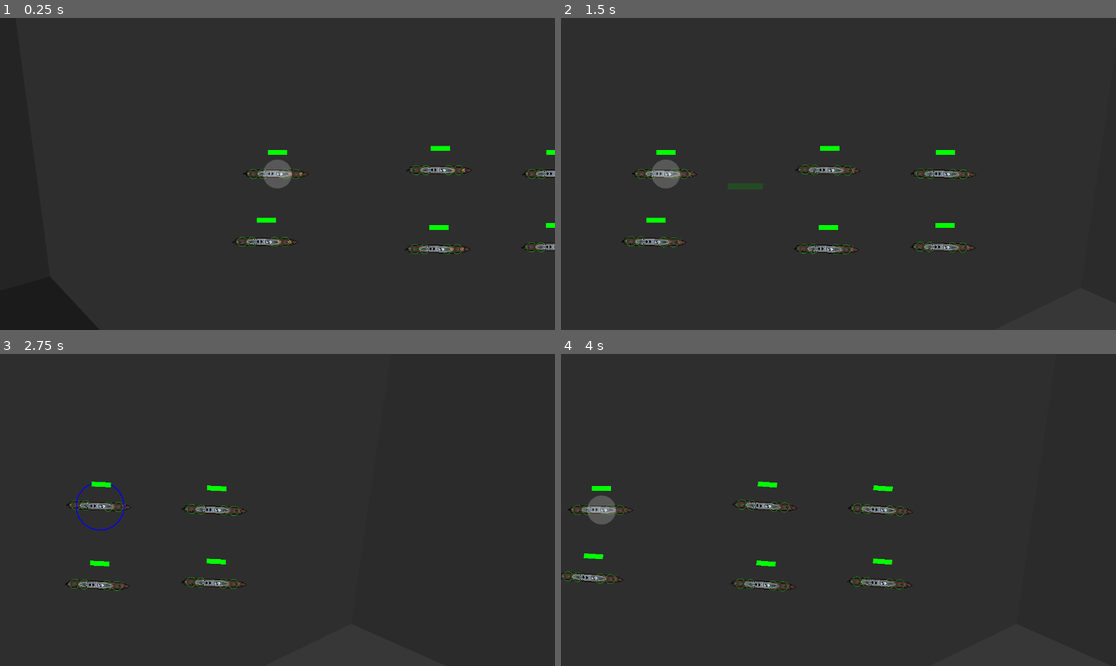
Above: before the commit, frames 1-4 (two rows, left to right).
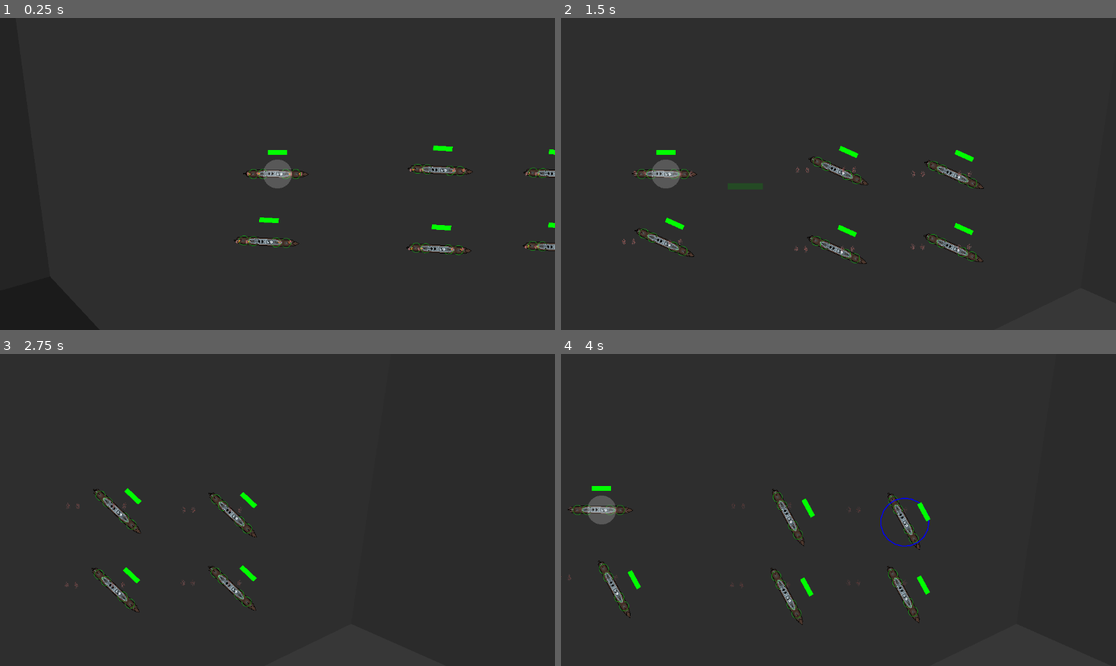
Above: after the commit, the same moments.

Repository: ObfuscatedOwl/bote-game
Game: Godot game, scene res://scenes/testScene.tscn
Same seed, same stepped clock (60 frames per second), same inputs: the game is played once before the commit and once after it.
Inputs (mouse positions are in pixels of both pictures, inside the frame that each line leads up to):
- Up to frame 1 (0.25 s): no input
- Up to frame 2 (1.5 s): tap Enter (runRotor) at 0.5 s; move the mouse to (960, 158) at 0.52 s; hold Right (ui_right) 0.53-1.25 s; tap A (A) at 0.6 s; click (960, 158) at 0.67 s; tap D (D) at 0.8 s; drag from (727, 189) to (832, 170) at 1.27 s
- Up to frame 3 (2.75 s): move the mouse to (333, 441) at 2.02 s; hold Right (ui_right) from 2.03 s (still down); tap S (S) at 2.1 s; tap W (W) at 2.3 s
- Up to frame 4 (4 s): release Right (ui_right) at 2.75 s; drag from (810, 572) to (777, 510) at 2.77 s; move the mouse to (1005, 556) at 3.52 s; hold Left (ui_left) from 3.53 s (still down); tap A (A) at 3.6 s; tap D (D) at 3.8 s

The runs differ from the first frame. In frame 1, 0.9% of the frame differs, in the area x 41-100%, y 40-77%; in frame 2, 2.3%; in frame 3, 2.1%; in frame 4, 2.7%, in the area x 0-67%, y 40-87%.

Commit message:
Small Changes
Updated turret starting position
Updated naming conventions
Updated water colour

Diff:
--- a/bote game/scenes/bote.tscn
+++ b/bote game/scenes/bote.tscn
@@ -1,7 +1,7 @@
 [gd_scene load_steps=6 format=3 uid="uid://82s0k7lpx1un"]
 
 [ext_resource type="Script" path="res://scripts/boteController.gd" id="1_jvag8"]
-[ext_resource type="Texture2D" uid="uid://bwwglaykga4y3" path="res://sprites/botes/Rudder.png" id="3_jhuji"]
+[ext_resource type="Texture2D" uid="uid://bwwglaykga4y3" path="res://sprites/botes/rudder.png" id="3_jhuji"]
 [ext_resource type="Texture2D" uid="uid://63k7u6yw04cs" path="res://sprites/botes/Destroyer.png" id="3_kr6kh"]
 [ext_resource type="Script" path="res://scripts/boteHealth.gd" id="3_lgynd"]
 [ext_resource type="PackedScene" uid="uid://dhrvsxswyqo8t" path="res://scenes/turret.tscn" id="5_7duhv"]
--- a/bote game/scenes/terrain.tscn
+++ b/bote game/scenes/terrain.tscn
@@ -1,7 +1,7 @@
 [gd_scene load_steps=9 format=3 uid="uid://dabl0ajxiu4on"]
 
 [ext_resource type="Script" path="res://scripts/terrain/terrain.gd" id="1_fgbry"]
-[ext_resource type="Texture2D" uid="uid://bcxhwp28s8u4g" path="res://sprites/tilemap/Sand.png" id="2_bia0i"]
+[ext_resource type="Texture2D" uid="uid://bcxhwp28s8u4g" path="res://sprites/Tilemap/Sand.png" id="2_bia0i"]
 [ext_resource type="Script" path="res://scripts/terrain/customAutoTile.gd" id="3_y6yyw"]
 
 [sub_resource type="Gradient" id="Gradient_eypxo"]
--- a/bote game/scripts/boteController.gd
+++ b/bote game/scripts/boteController.gd
@@ -167,7 +167,7 @@
 	var parallel = Vector2.from_angle(boteRotation)
 	var currentSpeed = parallel.dot(velocity)
 	if rotorRunning:
-		velocity += delta * parallel * clamp((targetSpeed - currentSpeed) * forcePerDeltaSpeed, -rotorForce, rotorForce) / mass
+		velocity += parallel * clamp((targetSpeed - currentSpeed) * forcePerDeltaSpeed, -rotorForce, rotorForce) / mass
 	#velocity -= parallel * velocity.length() * drag
 	velocity *= pow(10, -drag * delta)
 
--- a/bote game/scripts/terrain/voronoiTerrain.gd
+++ b/bote game/scripts/terrain/voronoiTerrain.gd
@@ -1,6 +1,6 @@
 extends Node2D
 
-const WATER = Color(0, 0.25, 0.35, 0.3)
+const WATER = Color(0, 0, 0.35, 0.3)
 
 var delaunay: Delaunay
 
--- a/bote game/scripts/turret/turret.gd
+++ b/bote game/scripts/turret/turret.gd
@@ -23,7 +23,7 @@
 const turretTurnSpeed = 0.8
 var goalRotation = 0
 @export var maxRotation : float
-@export var startRotation: float = 0
+@export var startRotation: float
 
 func _ready():
 	startRotation = rotation
@@ -36,9 +36,9 @@
 		goalRotation = adjustedTarget.angle()
 	else:
 		# Return to default position
-		goalRotation = 0
+		goalRotation = startRotation
 	var maxDTurn = delta * turretTurnSpeed
-	rotation = clamp(rotation- maxDTurn, goalRotation, rotation + maxDTurn)
+	rotation = clamp(rotation - maxDTurn, goalRotation, rotation + maxDTurn)
 	rotation = clamp(startRotation - maxRotation, rotation, startRotation + maxRotation)
 
 	if (reloading < reloadFull):
Not shown, changed: bote game/sprites/Tilemap/Grass.png.import
Not shown, changed: bote game/sprites/Tilemap/Sand.png.import
